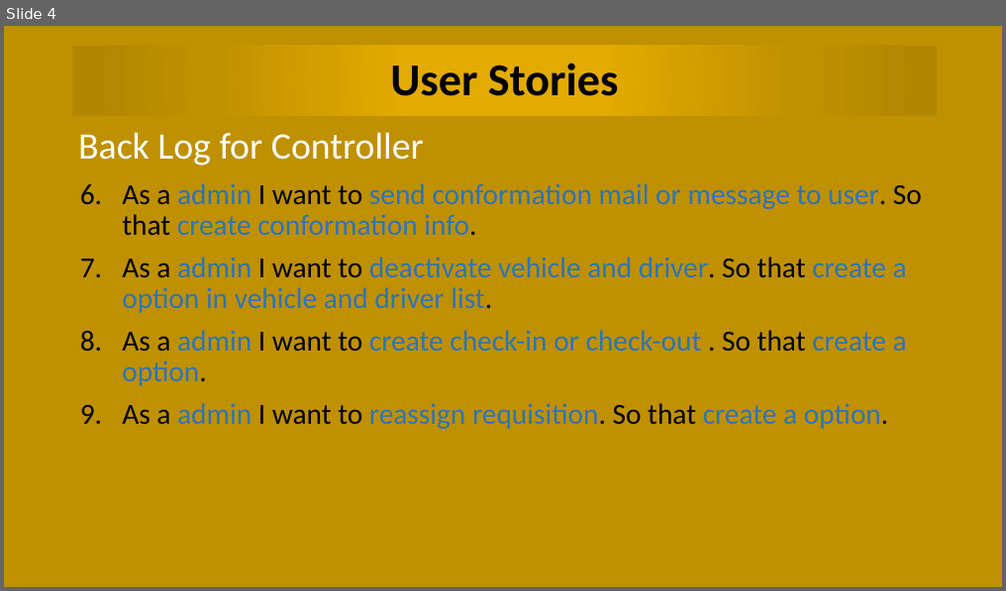
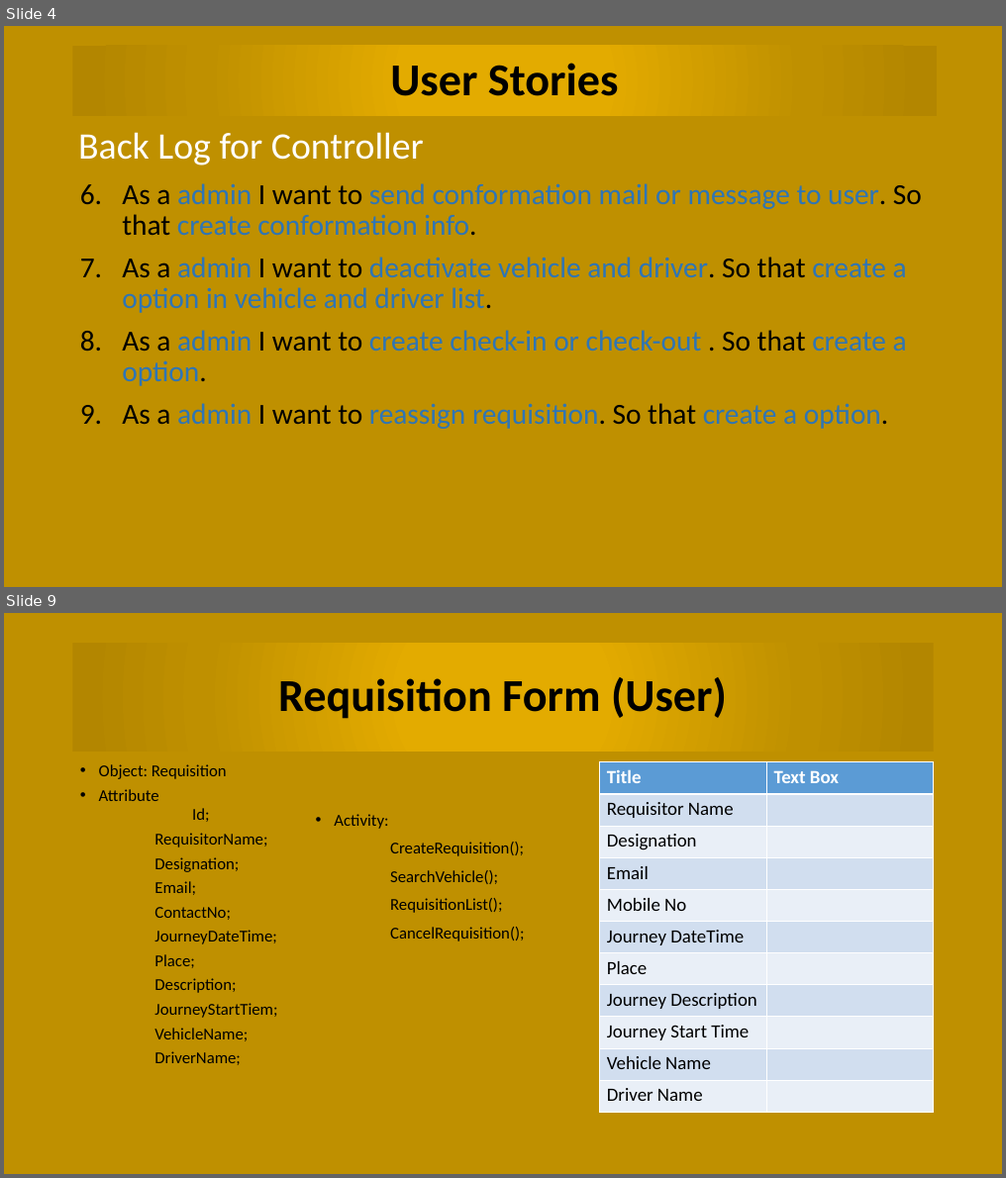
Before and after one commit to chittoranjan/BCCVehicleManagemant, a slide deck: Document/Vehicle Management Presentation.pptx. Shown one above the other, each under a label of ours: slide 4 before the commit, slides 4 and 9 after it; the slides between them are not shown. The pictures are 1006x591 and 1006x1178 pixels, drawn with LibreOffice and Linux fonts; fonts in the diff are those of the drawing. Boxes give left, top, right and bottom in pixels: in the first picture for what was removed or moved away, otherwise in the second. Text is boxed around its words. In the diff, an @@ line names an element or a change of style, - is before the commit and + after.

```diff
--- a/Document/Vehicle Management Presentation.pptx
+++ b/Document/Vehicle Management Presentation.pptx
@@ slide 9 added at [4,613,1002,1174], background #BF9000 @@
@@ title added at [73,643,934,752], fill gradient #E3AB00 to #BF9000 to #B28600, 44 pt, text #000000, bold @@
+Requisition Form (User)
@@ text added at [99,764,277,1065], 16 pt, text #000000 @@
+• Object: Requisition
+• Attribute
+  Id;
+RequisitorName;
+Designation;
+Email;
+ContactNo;
+JourneyDateTime;
+Place;
+Description;
+JourneyStartTiem;
+VehicleName;
+DriverName;
@@ table added at [599,762,933,1112], 11 rows, 2 columns @@
+Title | Text Box
+Requisitor Name | 
+Designation | 
+Email | 
+Mobile No | 
+Journey DateTime | 
+Place | 
+Journey Description | 
+Journey Start Time | 
+Vehicle Name | 
+Driver Name | 
@@ text added at [334,814,524,942], 16 pt, text #000000 @@
+• Activity:
+CreateRequisition();
+SearchVehicle();
+RequisitionList();
+CancelRequisition();
```
Also in this commit, not shown: 5 other slides added.
